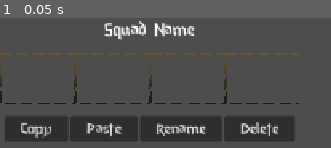
Above: before the commit, frame 1.
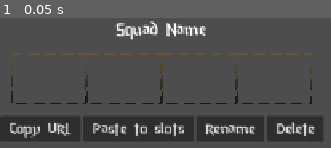
Above: after the commit, the same moment.

Repository: 0-Vanes-0/DD2-Squad-Builder
Game: Godot game, scene res://scenes/squad_box.tscn
The game is run twice, just before and just after one commit, with the same random seed, the same clock (stepped at 60 frames per second) and the same inputs. This scene is started directly instead of the project's main scene.
Inputs:
- Up to frame 1 (0.05 s): no input

The runs differ from the first frame. In frame 1, 12% of the frame differs, in the area x 0-98%, y 2-95%.
Error in both runs: Assertion failed. (res://scenes/squad_box.gd:36)

Commit message:
Fixed errors for 0.9.4

Diff:
--- a/scenes/main_scene.gd
+++ b/scenes/main_scene.gd
@@ -171,7 +171,7 @@
 		Data.current_squad[rank]["skills"] = rank_box.get_skills()
 
 	Data.current_squad["flame"] = flame_draggable.get_flame()
-	Data.current_squad["act"] = act_draggable.get_act()
+	Data.current_squad["game_level"] = act_draggable.get_game_level()
 	Data.current_squad["pet"] = pet_draggable.get_pet()
 	skills_menu.visibility_changed.emit()
 	bottom_box.update()
@@ -199,7 +199,7 @@
 		rank_box.update_skills_visibility()
 
 	flame_draggable.set_flame(squad_data.get("flame", FlameDraggable.Flames.NONE))
-	act_draggable.set_act(squad_data.get("act", GameLevelDraggable.GameLevels.NONE))
+	act_draggable.set_game_level(squad_data.get("game_level", GameLevelDraggable.GameLevels.NONE))
 	pet_draggable.set_pet(squad_data.get("pet", PetDraggable.Pets.NONE))
 	Data.current_squad["squad_name"] = squad_data["squad_name"]
 	update_heroes_in_data()
--- a/scenes/main_scene.tscn
+++ b/scenes/main_scene.tscn
@@ -1013,7 +1013,7 @@
 offset_left = 4.0
 offset_top = 4.0
 offset_right = 356.0
-offset_bottom = 340.0
+offset_bottom = 236.0
 grow_horizontal = 2
 grow_vertical = 2
 theme_override_constants/margin_left = 10
--- a/scenes/squad_box.tscn
+++ b/scenes/squad_box.tscn
@@ -48,19 +48,19 @@
 [node name="CopyButton" type="Button" parent="HBoxContainer2" unique_id=185656204]
 layout_mode = 2
 size_flags_horizontal = 4
-text = "  Copy  "
+text = " Copy URL "
 
 [node name="PasteButton" type="Button" parent="HBoxContainer2" unique_id=427867628]
 layout_mode = 2
-text = "  Paste  "
+text = " Paste to slots "
 
 [node name="RenameButton" type="Button" parent="HBoxContainer2" unique_id=923158816]
 layout_mode = 2
-text = "  Rename  "
+text = " Rename "
 
 [node name="DeleteButton" type="Button" parent="HBoxContainer2" unique_id=574012311]
 layout_mode = 2
-text = "  Delete  "
+text = " Delete "
 
 [connection signal="pressed" from="HBoxContainer2/CopyButton" to="." method="_on_copy_button_pressed"]
 [connection signal="pressed" from="HBoxContainer2/PasteButton" to="." method="_on_paste_button_pressed"]
--- a/src/data.gd
+++ b/src/data.gd
@@ -157,7 +157,7 @@
 		"skills": [-1, -1, -1, -1, -1, -1, -1, -1, -1],
 	},
 	"flame": FlameDraggable.Flames.NONE,
-	"act": GameLevelDraggable.GameLevels.NONE,
+	"game_level": GameLevelDraggable.GameLevels.NONE,
 	"pet": PetDraggable.Pets.NONE,
 	"squad_name": "",
 }
--- a/src/squad_code.gd
+++ b/src/squad_code.gd
@@ -30,12 +30,12 @@
 
 	var name := String(data.get("squad_name", ""))
 	var flame := int(data.get("flame", 0))
-	var act := int(data.get("act", 0))
+	var game_level := int(data.get("game_level", 0))
 	var pet := int(data.get("pet", 0))
 
 	var link := WEBSITE + SQUAD_PARAM + code + "|" + name.uri_encode()
-	if flame > 0 or act > 0 or pet > 0:
-		link += COACH_PARAM + "F" + str(flame) + "A" + str(act) + "P" + str(pet)
+	if flame > 0 or game_level > 0 or pet > 0:
+		link += COACH_PARAM + "F" + str(flame) + "A" + str(game_level) + "P" + str(pet)
 	return link
 
 
@@ -62,7 +62,7 @@
 		var a := fap.find("A")
 		var p := fap.find("P")
 		coach["flame"] = int(fap.substr(f + 1, a - f - 1))
-		coach["act"] = int(fap.substr(a + 1, p - a - 1))
+		coach["game_level"] = int(fap.substr(a + 1, p - a - 1))
 		coach["pet"] = int(fap.substr(p))
 	else:
 		coach_index = text.length()
@@ -72,7 +72,7 @@
 
 	var out: Dictionary = { "squad_name": name }
 	out["flame"] = coach["flame"] if not coach.is_empty() else 0
-	out["act"] = coach["act"] if not coach.is_empty() else 0
+	out["game_level"] = coach["game_level"] if not coach.is_empty() else 0
 	out["pet"] = coach["pet"] if not coach.is_empty() else 0
 
 	var index := 0
--- a/src/uis/draggables/flame_draggable.gd
+++ b/src/uis/draggables/flame_draggable.gd
@@ -15,6 +15,10 @@
 
 func get_flame() -> Flames:
 	return self.data[get_obligatory_key()] as Flames
+
+
+func set_flame(flame: Flames):
+	self.set_info({get_obligatory_key(): flame})
 
 
 func get_obligatory_key() -> String:
--- a/src/uis/draggables/game_level_draggable.gd
+++ b/src/uis/draggables/game_level_draggable.gd
@@ -12,8 +12,12 @@
 	return act_draggable
 
 
-func get_act() -> GameLevels:
+func get_game_level() -> GameLevels:
 	return self.data[get_obligatory_key()] as GameLevels
+
+
+func set_game_level(game_level: GameLevels):
+	self.set_info({get_obligatory_key(): game_level})
 
 
 func get_obligatory_key() -> String:
@@ -22,7 +26,7 @@
 
 func _get_drag_dict() -> Dictionary:
 	Data.current_drag_data = {
-		get_obligatory_key(): get_act(),
+		get_obligatory_key(): get_game_level(),
 		"slot_ref": self if is_slot else null,
 	}
 	return Data.current_drag_data
@@ -50,7 +54,7 @@
 
 
 func _get_hover_data() -> Variant:
-	return get_act()
+	return get_game_level()
 
 
 func _is_unique() -> bool:
--- a/src/uis/draggables/pet_draggable.gd
+++ b/src/uis/draggables/pet_draggable.gd
@@ -15,6 +15,10 @@
 
 func get_pet() -> Pets:
 	return self.data[get_obligatory_key()] as Pets
+
+
+func set_pet(pet: Pets):
+	self.set_info({get_obligatory_key(): pet})
 
 
 func get_obligatory_key() -> String:
--- a/src/uis/draggables/skill_draggable.gd
+++ b/src/uis/draggables/skill_draggable.gd
@@ -42,6 +42,13 @@
 
 func get_skill() -> int:
 	return self.data["skill"] as int
+
+
+func set_skill(hero_path: HeroesPaths.Enum, skill: int):
+	self.set_info({
+		get_obligatory_key(): hero_path,
+		"skill": skill,
+	})
 
 
 func get_obligatory_key() -> String:
--- a/src/uis/rank_box.gd
+++ b/src/uis/rank_box.gd
@@ -30,10 +30,7 @@
 
 func set_skills(skill_numbers: Array[int], hero_path: HeroesPaths.Enum):
 	for i in skill_numbers.size():
-		skills[i].set_info({
-			skills[i].get_obligatory_key(): hero_path,
-			"skill": skill_numbers[i],
-		})
+		skills[i].set_skill(hero_path, skill_numbers[i])
 
 
 func update_skills_visibility():
